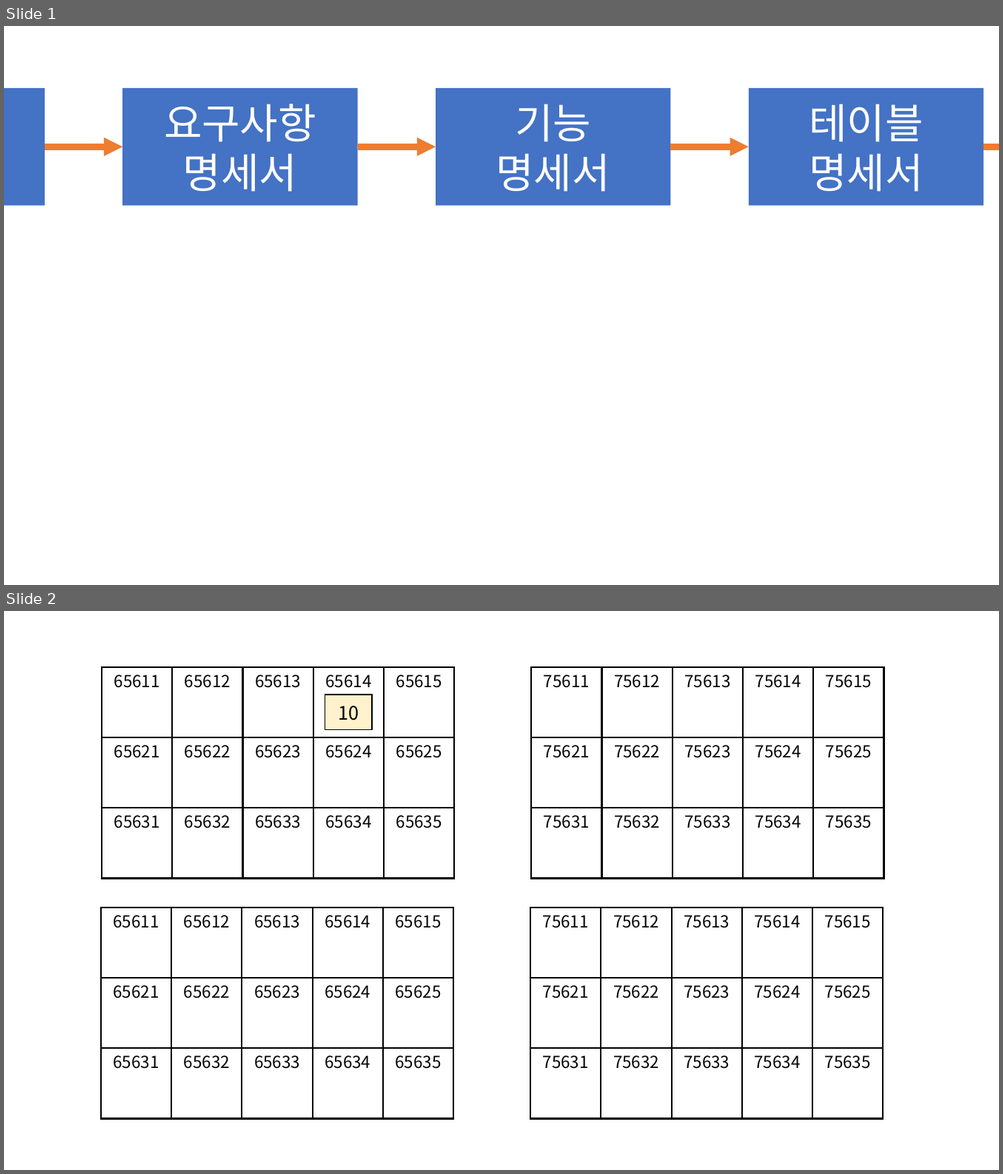
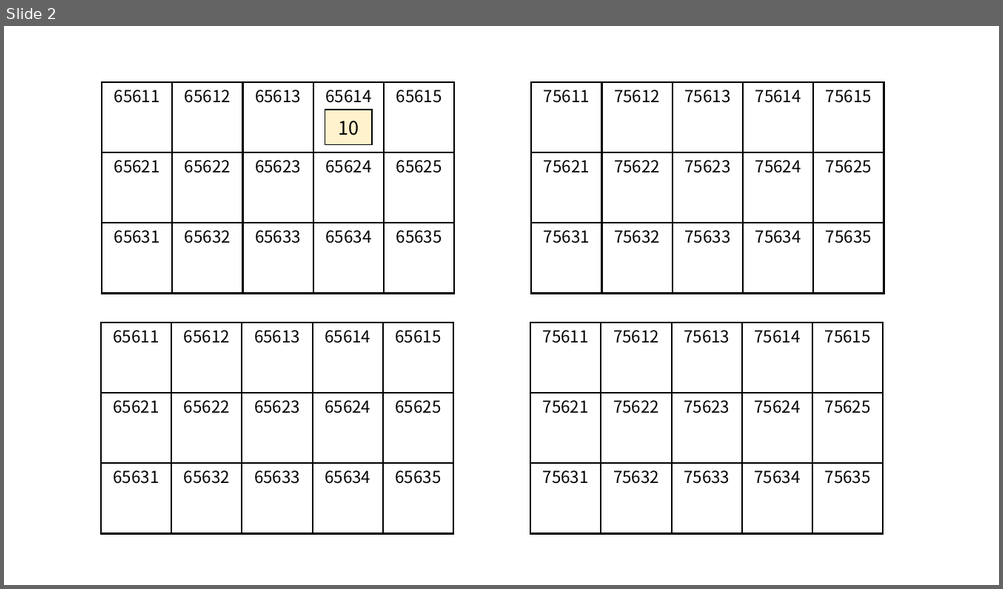
Before and after one commit to ho8566z/daily_log, a slide deck: notion/create_notion_img.pptx. Shown one above the other, each under a label of ours: slides 1 and 2 before the commit, slide 2 after it. The pictures are 1003x1174 and 1003x589 pixels, drawn with LibreOffice and Linux fonts; fonts in the diff are those of the drawing. Boxes give left, top, right and bottom in pixels: in the first picture for what was removed or moved away, otherwise in the second. Text is boxed around its words. In the diff, an @@ line names an element or a change of style, - is before the commit and + after.

```diff
--- a/notion/create_notion_img.pptx
+++ b/notion/create_notion_img.pptx
@@ slide 1 removed at [4,26,999,585], background #FFFFFF @@
@@ rectangle removed at [4,88,45,205] @@
-기획
@@ rectangle removed at [122,88,358,205] @@
-요구사항
-명세서
@@ rectangle removed at [435,88,670,205] @@
-기능
-명세서
@@ rectangle removed at [748,88,984,205] @@
-테이블
-명세서
@@ arrow removed from (44, 147) to (122, 147) @@
@@ arrow removed from (358, 147) to (435, 147) @@
@@ arrow removed from (670, 147) to (748, 147) @@
@@ arrow removed from (984, 147) to (999, 147) @@
```
Also in this commit, not shown: 1 slide added, 10 other files.
